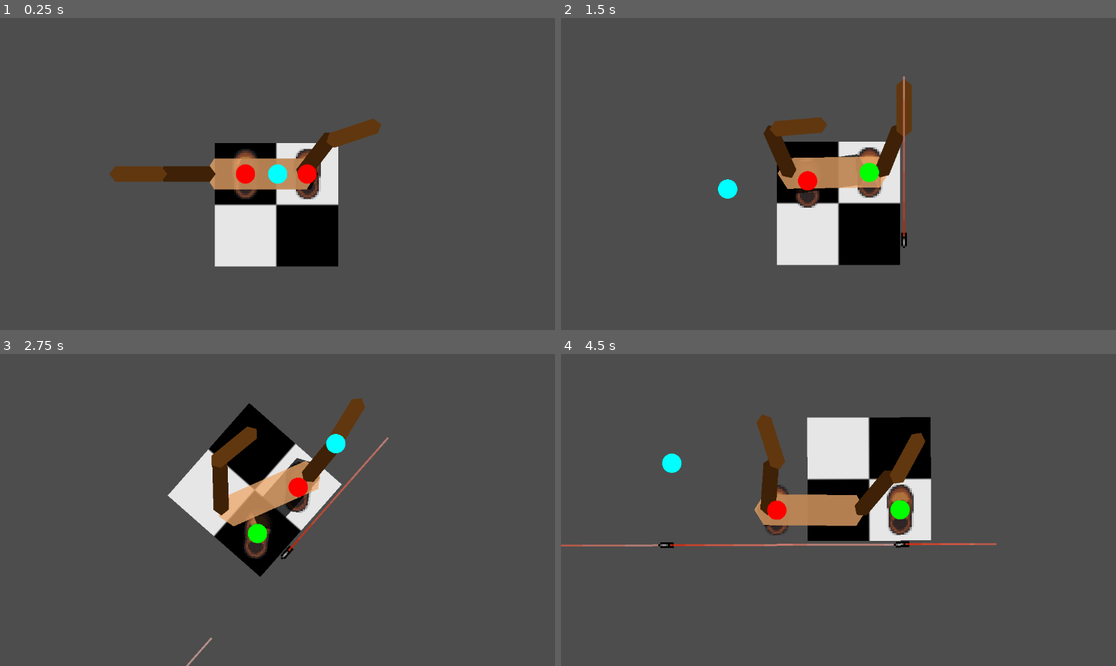
Above: before the commit, frames 1-4 (two rows, left to right).
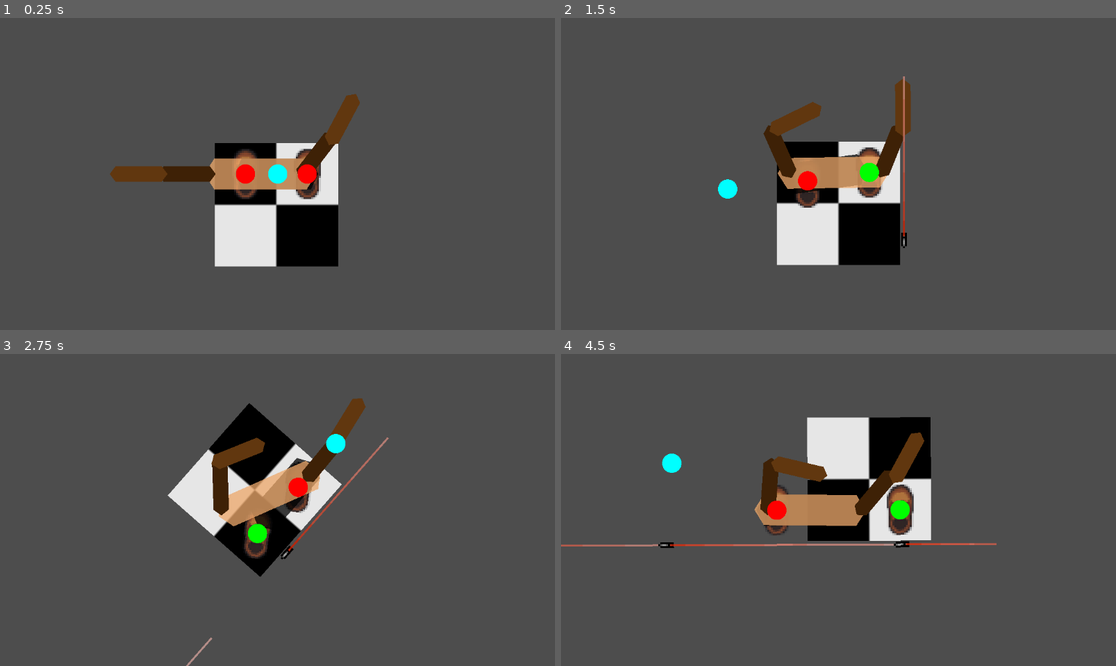
Above: after the commit, the same moments.

Repository: Meatplanter/Kelp_44
Game: Godot game, scene res://rogue_b.tscn
Two runs of this game, one before a commit and one after it. Both use one fixed random seed, a clock stepped at 60 frames per second and the inputs below. This scene is started directly instead of the project's main scene.
Inputs (mouse positions are in pixels of both pictures, inside the frame that each line leads up to):
- Up to frame 1 (0.25 s): no input
- Up to frame 2 (1.5 s): tap Enter at 0.5 s; move the mouse to (960, 158) at 0.52 s; hold D (LS_move_right) 0.53-1.28 s; hold M (ChangeMode) 0.53-1.28 s; move the mouse to (727, 189) at 1.27 s; hold X (LS_move_down) from 1.28 s (still down); tap Space (Space) at 1.35 s
- Up to frame 3 (2.75 s): move the mouse to (333, 441) at 2.02 s; release X (LS_move_down) at 2.03 s; hold D (LS_move_right) from 2.03 s (still down); hold Shift (TargettingMode) from 2.03 s (still down)
- Up to frame 4 (4.5 s): move the mouse to (810, 572) at 2.77 s; release D (LS_move_right) at 2.78 s; release Shift (TargettingMode) at 2.78 s; hold Q (LS_move_leftup) 2.78-3.53 s; tap 1 at 2.85 s; move the mouse to (1005, 556) at 3.52 s; hold A (LS_move_left) from 3.53 s (still down); tap 2 at 3.6 s; move the mouse to (672, 463) at 4.27 s; tap 3 at 4.35 s

The runs differ from the first frame. In frame 1, 0.7% of the frame differs, in the area x 19-69%, y 24-53%; in frame 2, 0.6%; in frame 3, 0.5%; in frame 4, 0.9%, in the area x 35-66%, y 19-42%.

Commit message:
Elbow finished

Diff:
--- /dev/null
+++ b/gun_new.gd
@@ -0,0 +1 @@
+extends Area2D
--- /dev/null
+++ b/gun_new.tscn
@@ -0,0 +1,20 @@
+[gd_scene load_steps=3 format=3 uid="uid://b6o1fo0ewnjln"]
+
+[ext_resource type="Script" uid="uid://0h2qf7uy8e1f" path="res://gun_new.gd" id="1_t8ckp"]
+[ext_resource type="Texture2D" uid="uid://bs1qakvfa2h7s" path="res://Assets/Revolver.png" id="2_gxueq"]
+
+[node name="GunNew" type="Area2D"]
+collision_layer = 0
+collision_mask = 2
+script = ExtResource("1_t8ckp")
+
+[node name="WeaponPivot" type="Marker2D" parent="."]
+
+[node name="Revolver" type="Sprite2D" parent="WeaponPivot"]
+texture_filter = 1
+position = Vector2(8, 0)
+texture = ExtResource("2_gxueq")
+
+[node name="ShootingPoint" type="Marker2D" parent="WeaponPivot/Revolver"]
+unique_name_in_owner = true
+position = Vector2(7, 0)
--- a/shoulder_polygon.gd
+++ b/shoulder_polygon.gd
@@ -6,6 +6,9 @@
 var shoulderFocus = Vector2.ZERO
 
 var target = Vector2.ZERO
+
+var shoulderSpeed = 1.0
+var elbowSpeed = 0.5
 
 #get global position of specific point in polygon
 func point_position(shape: Node2D,point_number: int):
@@ -90,17 +93,17 @@
 
 	#left shoulder
 	chase_joint($"../LeftShoulder",$"../LeftShoulderJoint",0.1,delta)
-	left_joint_rotation($"../LeftShoulderJoint",target,1.0,0,PI*0.75)
+	left_joint_rotation($"../LeftShoulderJoint",target,shoulderSpeed,0,PI*0.75)
 
 	#left elbow
-	chase_joint($"../LeftElbow",$"../LeftElbowJoint",0.05,delta)
-	left_joint_rotation($"../LeftElbowJoint",target,0.5,$"../LeftShoulderJoint".rotation-deg_to_rad(Movement.cumulativeAngle),PI)
+	chase_joint($"../LeftElbow",$"../LeftElbowJoint",0.04,delta)
+	left_joint_rotation($"../LeftElbowJoint",target,elbowSpeed,-($"../LeftShoulderJoint".rotation-deg_to_rad(Movement.cumulativeAngle)),($"../LeftShoulderJoint".rotation-deg_to_rad(Movement.cumulativeAngle)+PI*0.4))#PI)
 	#left_joint_rotation($"../LeftElbowJoint",target,0.5,-($"../LeftShoulderJoint".rotation-deg_to_rad(Movement.cumulativeAngle)+PI*0.4),$"../LeftShoulderJoint".rotation-deg_to_rad(Movement.cumulativeAngle))
 
 	#right shoulder
 	chase_joint($"../RightShoulder",$"../RightShoulderJoint",0.1,delta)
-	right_joint_rotation($"../RightShoulderJoint",target,1.0,PI*0.75,0)
+	right_joint_rotation($"../RightShoulderJoint",target,shoulderSpeed,PI*0.75,0)
 
 	#right elbow
-	chase_joint($"../RightElbow",$"../RightElbowJoint",0.05,delta)
-	right_joint_rotation($"../RightElbowJoint",target,0.5,-($"../RightShoulderJoint".rotation-deg_to_rad(Movement.cumulativeAngle)-PI*0.4),$"../RightShoulderJoint".rotation-deg_to_rad(Movement.cumulativeAngle))
+	chase_joint($"../RightElbow",$"../RightElbowJoint",0.04,delta)
+	right_joint_rotation($"../RightElbowJoint",target,elbowSpeed,-($"../RightShoulderJoint".rotation-deg_to_rad(Movement.cumulativeAngle)-PI*0.4),$"../RightShoulderJoint".rotation-deg_to_rad(Movement.cumulativeAngle))
--- a/weapon_manager.gd
+++ b/weapon_manager.gd
@@ -10,7 +10,6 @@
 
 var shootingPoint = Vector2.ZERO
 
-
 func shoot():
 	const BULLET = preload("res://Bullet.tscn")
 	var new_bullet = BULLET.instantiate()
Not shown, added: gun_new.gd.uid
